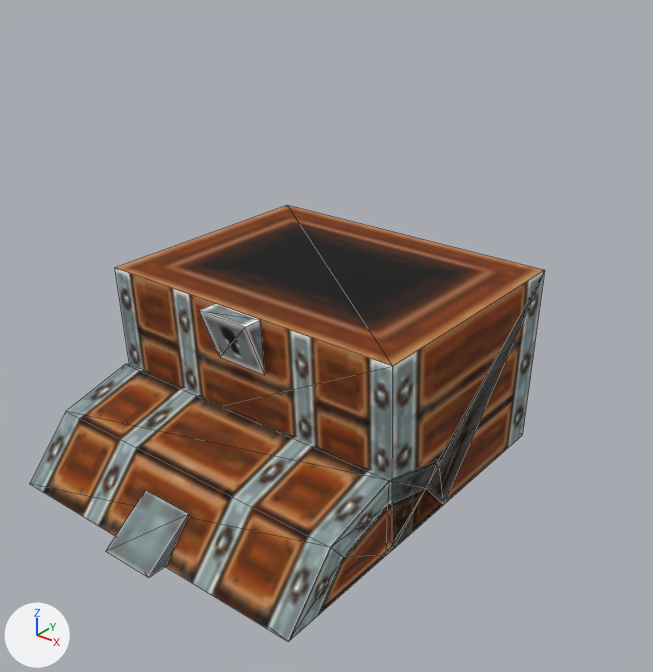
The glTF model site/public/sm64ds/models/t_box.glb, before and after one commit.
Camera for both pictures: a 50 mm camera at (34.9, -43.9, 34.7) aimed at (1.3, -1.9, 8.7). The lights are fixed; the arrows at lower left show +X, +Y and +Z. The first picture is the older version. Mesh edges are drawn as thin lines. Vertices at exactly the same position are counted once.

Objects in the first picture: 't_box'.
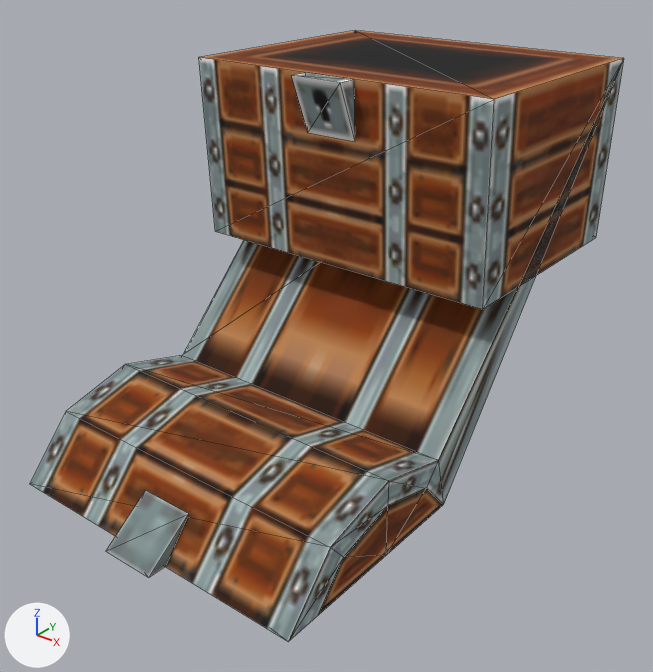
The change, as a diff of the scene's bpy script:
```diff
--- a/site/public/sm64ds/models/t_box.glb.py
+++ b/site/public/sm64ds/models/t_box.glb.py
@@ me_t_box @@
 # used by ob_t_box; location = (0.0, 0.0, 0.0)
 # before: 0 (11.2, 8.8, 12.5) at pixel (544, 270), 1 (-11.2, 8.8, 12.5) at pixel (287, 205), 22 (-11.2, -8.1, 0.0), 23 (11.2, -8.1, 0.0) at pixel (392, 550), 24 (11.2, -8.8, 12.5) at pixel (392, 366)
 # before: 25 (-11.2, -8.8, 12.5) at pixel (114, 267), 26 (11.2, 8.1, 0.0) at pixel (522, 435), 27 (-11.2, 8.1, 0.0)
-me_t_box.from_pydata(...)  # 40 vertices, 62 faces; spans x -11.2..11.2, y -18.8..8.8, z 0.0..12.5
+me_t_box.from_pydata(...)  # 40 vertices, 62 faces; spans x -11.2..11.2, y -18.8..17.5, z 0.0..25.0
+# me_t_box part 1: the loose piece of 6 vertices spanning x -1.9..1.9, y -10.1..-8.6, z 8.8..12.5 is moved by (0.0, 8.8, 12.5)
+# me_t_box part 2
+for i in [0, 1, *range(22, 28)]: me_t_box.vertices[i].co += Vector((0.0, 8.8, 12.5))
 me_t_box.materials.append(mat_mat_t_box)
```

Boxes (x1, y1, x2, y2) around the edits, measured in the pictures (653 x 672 px; the box of a moved part takes in the faces that stretch with it):
't_box', reshaped (15% wider, 40% taller)
    before: (29, 205, 545, 642)
    after: (29, 30, 624, 642)
part 1 of me_t_box, moved or reshaped
    before: (199, 304, 265, 375)
    after: (291, 72, 355, 142)
part 2 of me_t_box, moved or reshaped
    before: (115, 205, 545, 550)
    after: (182, 30, 624, 505)
